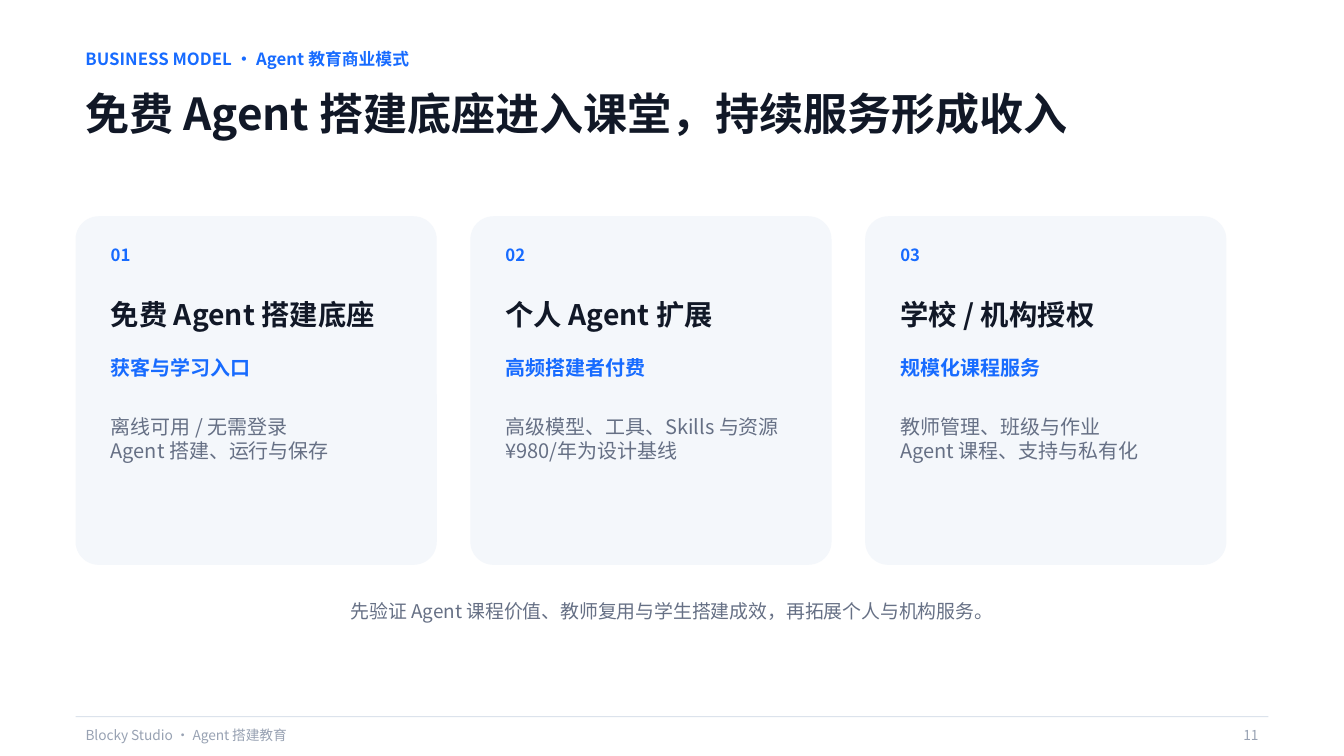
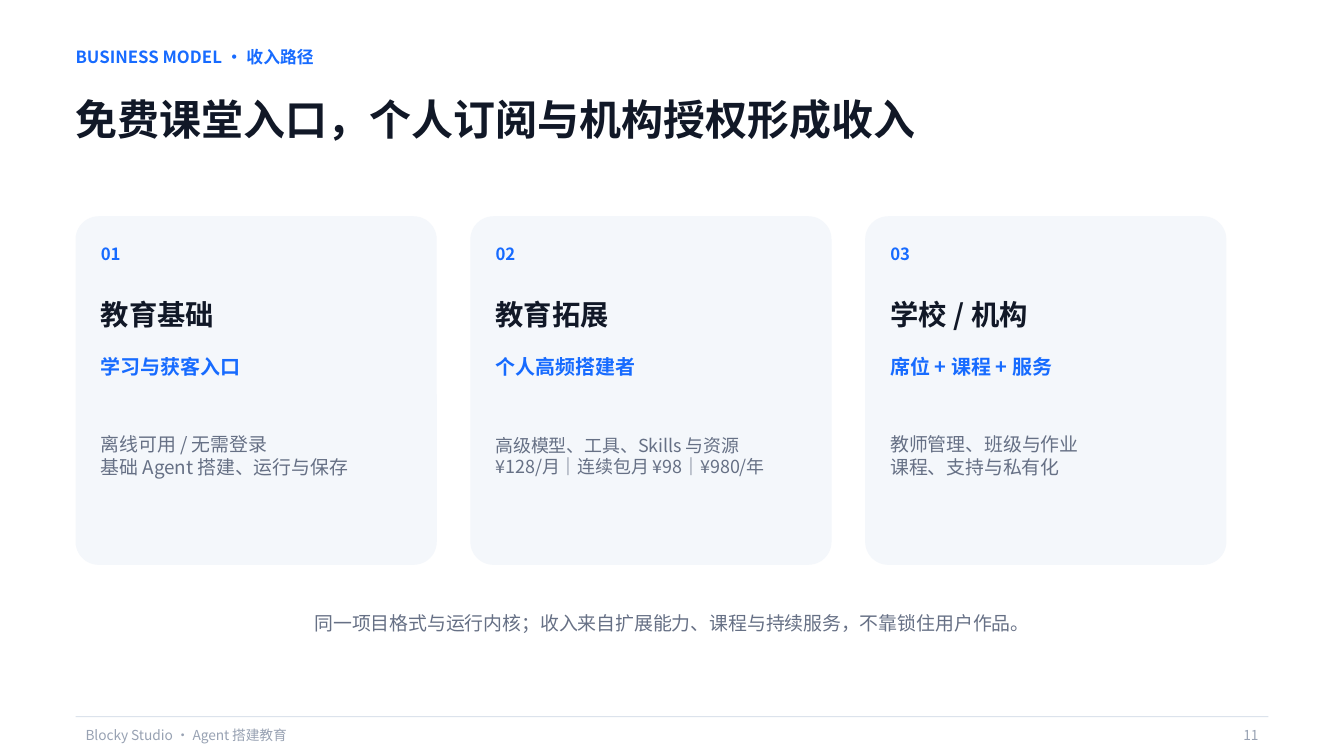
Before and after one commit to q2955161835-debug/Blocky-AI, a slide deck: slide 11 of PPT与商业计划书/Blocky-Studio-息壤杯-AI+教育.pptx. Drawn at 1344x756 pixels with LibreOffice and Linux fonts; fonts in the diff are those of the drawing. Boxes give left, top, right and bottom in pixels: in the first picture for what was removed or moved away, otherwise in the second. Text is boxed around its words. In the diff, an @@ line names an element or a change of style, - is before the commit and + after.

Commit message:
docs: restructure Xirang Cup deck as business plan

```diff
--- a/PPT与商业计划书/Blocky-Studio-息壤杯-AI+教育.pptx
+++ b/PPT与商业计划书/Blocky-Studio-息壤杯-AI+教育.pptx
@@ text at [76,49,313,65]: text changed @@
-BUSINESS MODEL · Agent 教育商业模式
+BUSINESS MODEL · 收入路径
@@ text at [76,99,916,141]: text changed; size 31.5 to 30 pt @@
-免费 Agent 搭建底座进入课堂，持续服务形成收入
+免费课堂入口，个人订阅与机构授权形成收入
@@ text at [101,300,214,328]: text changed @@
-免费 Agent 搭建底座
+教育基础
@@ text at [496,300,609,328]: text changed @@
-个人 Agent 扩展
+教育拓展
@@ text at [890,301,1028,328]: text changed @@
-学校 / 机构授权
+学校 / 机构
@@ text at [101,357,241,376]: text changed @@
-获客与学习入口
+学习与获客入口
@@ text at [496,357,636,376]: text changed @@
-高频搭建者付费
+个人高频搭建者
@@ text at [890,357,1052,376]: text changed @@
-规模化课程服务
+席位 + 课程 + 服务
@@ text at [101,435,267,453]: size 14.2 to 13.5 pt in "离线可用 / 无需登录" @@
@@ text at [496,437,740,454]: size 14.2 to 12.8 pt in "高级模型、工具、Skills 与资源" @@
@@ text at [890,435,1078,453]: size 14.2 to 13.5 pt in "教师管理、班级与作业" @@
@@ text at [101,458,348,479]: text changed; size 14.2 to 13.5 pt @@
-Agent 搭建、运行与保存
+基础 Agent 搭建、运行与保存
@@ text at [496,457,765,476]: text changed; size 14.2 to 12.8 pt @@
-¥980/年为设计基线
+¥128/月｜连续包月 ¥98｜¥980/年
@@ text at [890,458,1059,476]: text changed; size 14.2 to 13.5 pt @@
-Agent 课程、支持与私有化
+课程、支持与私有化
@@ vertical alignment top to middle in 15 elements at [101,247,121,260], [496,247,516,260], [890,247,910,261], [890,435,1078,476], [101,435,348,479], [890,301,1028,328], [496,357,636,376], [496,437,765,476], [890,357,1052,376], [101,357,241,376], [76,99,916,141], [76,49,313,65], [101,300,214,328], [496,300,609,328], [315,614,1030,633] @@
@@ text at [315,614,1030,633]: text changed @@
-先验证 Agent 课程价值、教师复用与学生搭建成效，再拓展个人与机构服务。
+同一项目格式与运行内核；收入来自扩展能力、课程与持续服务，不靠锁住用户作品。
```
Also in this commit, not shown: 13 other slides changed, 1 other file.
